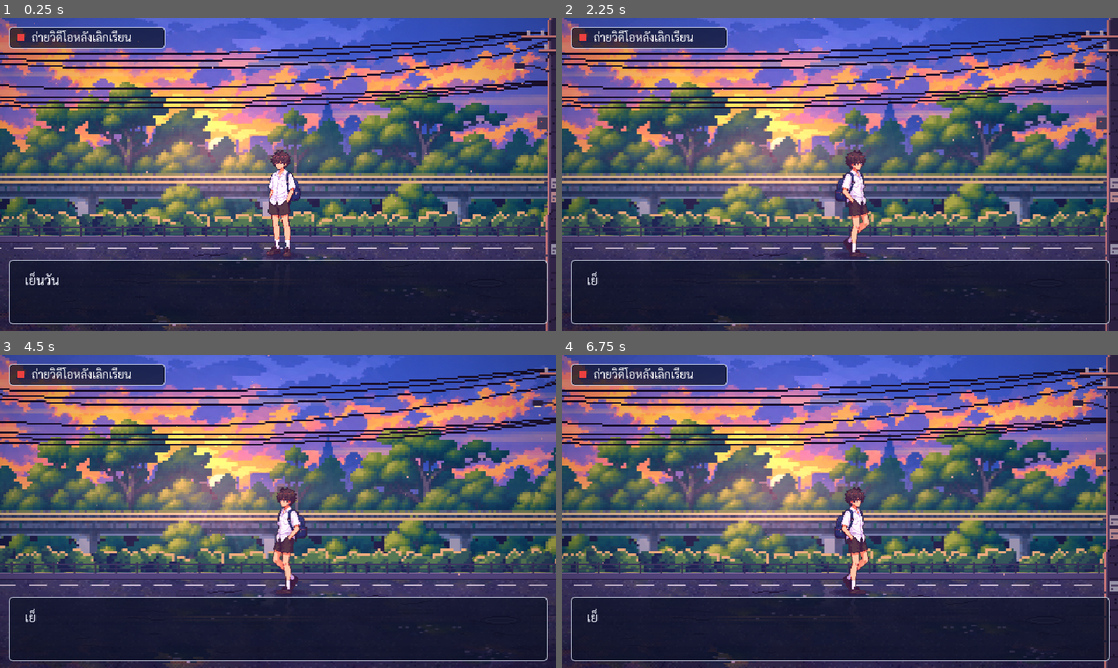
Above: before the commit, frames 1-4 (two rows, left to right).
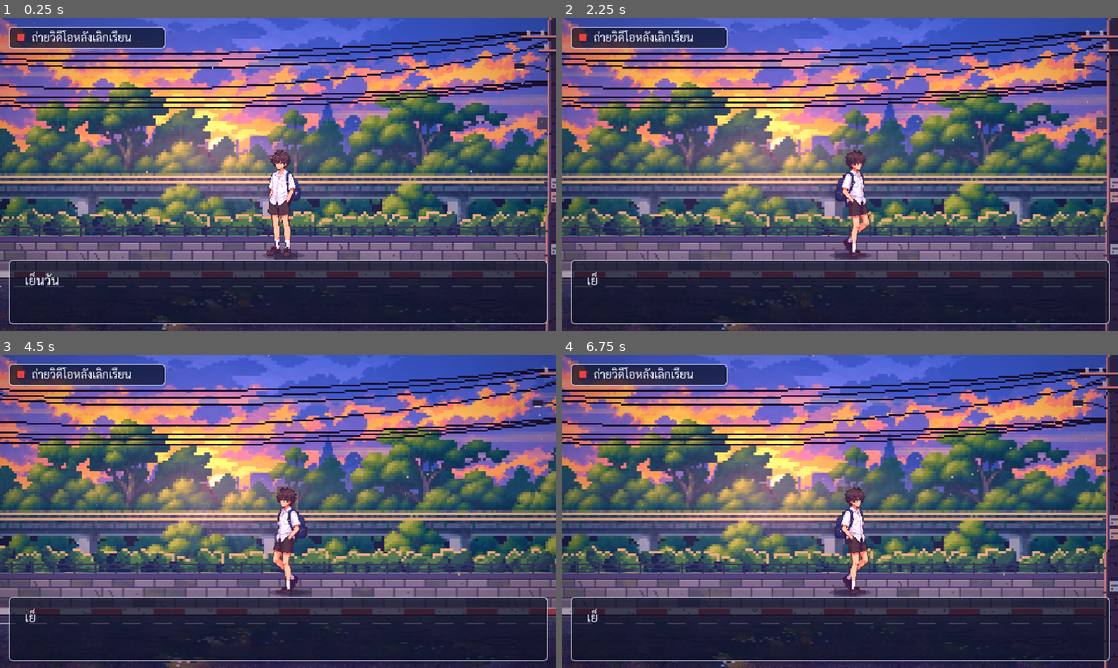
Above: after the commit, the same moments.

Repository: nerfmez/Story-game
Game: Godot game, scene res://scenes/main.tscn
Two runs of this game, one before a commit and one after it. Both use one fixed random seed, a clock stepped at 60 frames per second and the inputs below.
Inputs (mouse positions are in pixels of both pictures, inside the frame that each line leads up to):
- Up to frame 1 (0.25 s): no input
- Up to frame 2 (2.25 s): tap Enter (ui_accept) at 0.5, 0.77, 1.52 s; move the mouse to (962, 158) at 0.52 s; hold Right (ui_right) 0.53-1.28 s; tap Tab at 0.6, 1.35, 2.1 s; click (962, 158) at 0.67 s; move the mouse to (728, 190) at 1.27 s; hold Left (ui_left) 1.28-2.03 s; move the mouse to (895, 105) at 2.02 s; hold Right (ui_right) from 2.03 s (still down)
- Up to frame 3 (4.5 s): move the mouse to (250, 574) at 2.77 s; tap Tab at 2.85, 3.6, 4.35 s; click (250, 574) at 2.92 s; tap Enter (ui_accept) at 3.02, 3.77 s; move the mouse to (444, 558) at 3.52 s; release Right (ui_right) at 3.53 s; hold Left (ui_left) from 3.53 s (still down); move the mouse to (111, 464) at 4.27 s
- Up to frame 4 (6.75 s): tap Enter (ui_accept) at 4.52, 6.02 s; move the mouse to (867, 511) at 5.02 s; tap Tab at 5.1, 5.85, 6.6 s; click (867, 511) at 5.17 s; move the mouse to (756, 433) at 5.77 s; release Left (ui_left) at 5.78 s; hold Right (ui_right) from 5.78 s (still down); move the mouse to (962, 495) at 6.52 s

The runs differ from the first frame. In frame 1, 7.2% of the frame differs, in the area x 0-99%, y 71-100%; in frame 2, 7.4%; in frame 3, 7.5%, in the area x 0-100%, y 71-100%; in frame 4, 7.3%.

Commit message:
Sidewalk for the hero to walk on
sidewalk() draws a Thai pavement between the fence and the street:
three staggered rows of concrete slabs (smaller far away) with grout,
cracks, stains, moss and a few damp slabs, then a kerb painted red and
white stepping down to the asphalt, which now starts below it (edge
line, cracks and manhole moved down). The hero's reflection is fainter
and shorter, as paving reflects little.

Co-Authored-By: Claude Opus 5.5 <noreply@anthropic.com>
Claude-Session: https://claude.ai/code/session_011NAKRUA9btL4iodwTEM3Dh

Diff:
--- a/scenes/main.tscn
+++ b/scenes/main.tscn
@@ -82,8 +82,8 @@
 shader = ExtResource("15_water")
 shader_parameter/wobble = 0.012
 shader_parameter/speed = 2.5
-shader_parameter/tint = Color(0.62, 0.56, 0.82, 0.32)
-shader_parameter/fade_length = 0.6
+shader_parameter/tint = Color(0.62, 0.56, 0.82, 0.2)
+shader_parameter/fade_length = 0.3
 
 [sub_resource type="StyleBoxFlat" id="StyleBoxFlat_mission"]
 content_margin_left = 10.0
Binary file changed: assets/bg/sunset/road.png
Binary file changed: docs/walk.gif
Not shown, changed: README.md
Not shown, changed: tools/compose_sunset_scene.py
